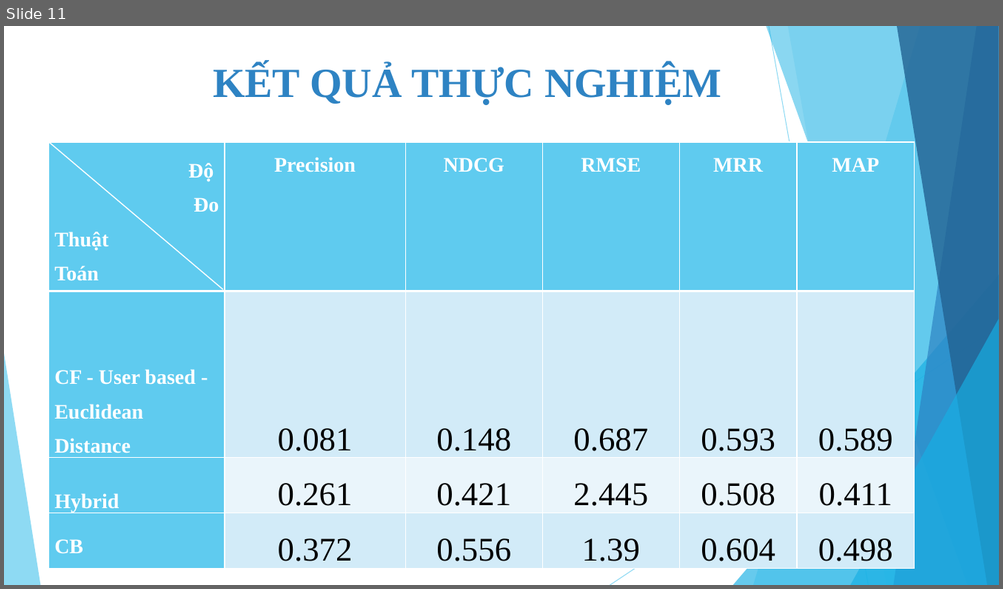
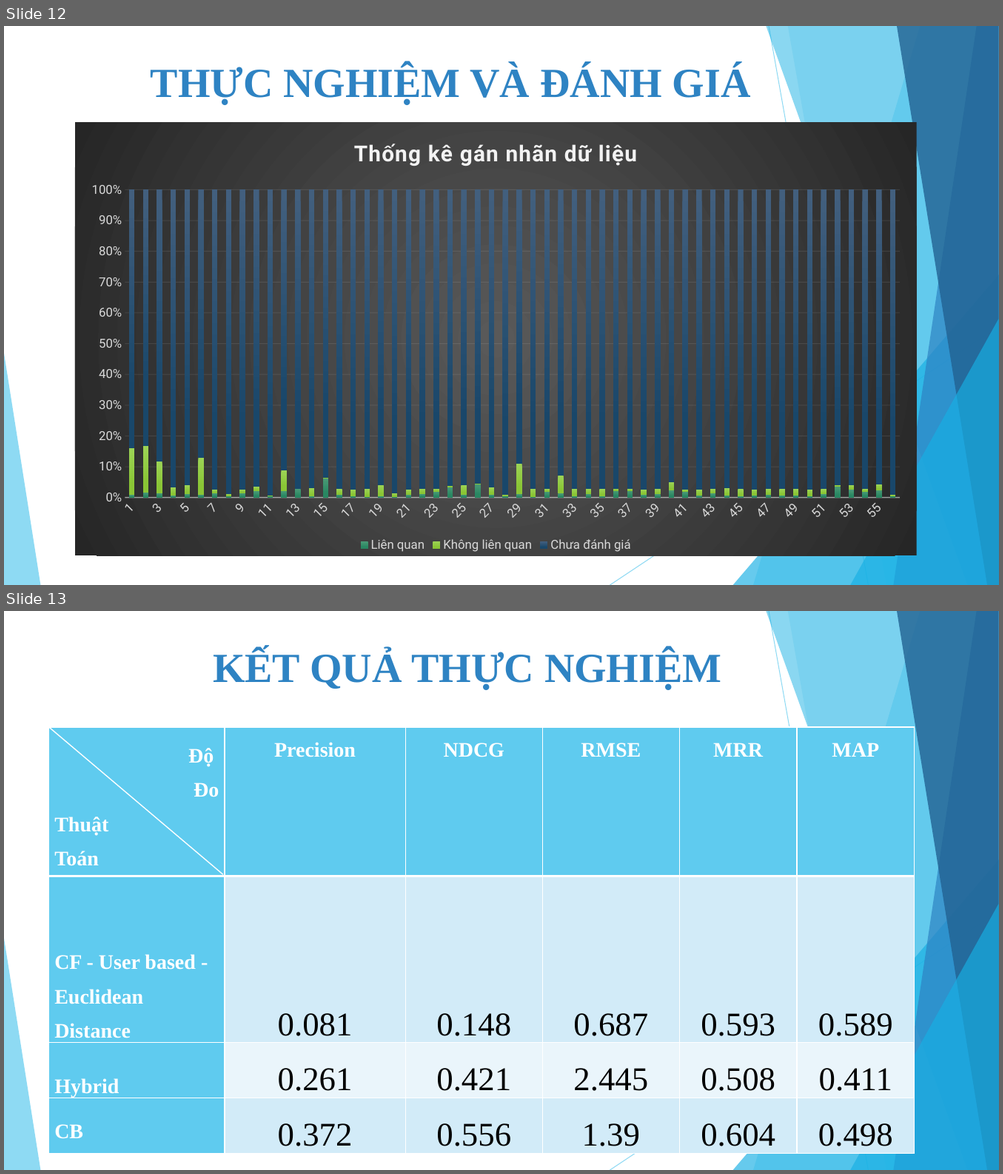
Before and after one commit to tuyennta/JobRecSys, a slide deck: Documents/Báo cáo/Bao cao KLTN_2.pptx. Shown one above the other, each under a label of ours: slide 11 before the commit, slides 12 and 13 after it. The pictures are 1003x589 and 1003x1174 pixels, drawn with LibreOffice and Linux fonts; fonts in the diff are those of the drawing. Boxes give left, top, right and bottom in pixels: in the first picture for what was removed or moved away, otherwise in the second. Text is boxed around its words. In the diff, an @@ line names an element or a change of style, - is before the commit and + after.

```diff
--- a/Documents/Báo cáo/Bao cao KLTN_2.pptx
+++ b/Documents/Báo cáo/Bao cao KLTN_2.pptx
@@ slide 12 added at bbox=[4, 26, 999, 585], background #FFFFFF; not listed: 10 template elements that a slide beside it also shows @@
@@ text added at bbox=[151, 65, 751, 105], 40 pt, text #2E83C3, bold @@
+THỰC NGHIỆM VÀ ĐÁNH GIÁ
@@ column stacked 100% chart added at bbox=[75, 122, 916, 556] @@
+title "Thống kê gán nhãn dữ liệu "
+categories: 1, 2, 3, 4, 5, 6, 7, 8, 9, 10, 11, 12, 13, 14, 15, 16, 17, 18, 19, 20, 21, 22, 23, 24, 25, 26, 27, 28, 29, 30, 31, 32, 33, 34, 35, 36, 37, 38, 39, 40, 41, 42, 43, 44, 45, 46, 47, 48, 49, 50, 51, 52, 53, 54, 55, 56
+Liên quan: 1, 2, 1, 1, 1, 1, 1, 1, 1, 2, 1, 2, 3, 0, 6, 1, 0, 0, 0, 0, 1, 1, 2, 3, 1, 4, 1, 0, 1, 0, 2, 1, 0, 1, 0, 2, 2, 1, 1, 2, 2, 1, 1, 1, 0, 1, 1, 1, 1, 0, 1, 4, 3, 2, 2, 1
+Không liên quan: 15, 15, 10, 3, 3, 12, 1, 1, 1, 2, 0, 7, 0, 3, 0, 2, 2, 2, 4, 1, 2, 2, 1, 0, 3, 0, 2, 0, 10, 3, 1, 6, 2, 2, 2, 1, 0, 2, 2, 3, 1, 2, 1, 2, 2, 2, 2, 2, 2, 2, 2, 1, 1, 1, 2, 0
+Chưa đánh giá: 84, 83, 88, 97, 96, 87, 97, 99, 97, 96, 99, 91, 97, 97, 94, 97, 97, 97, 96, 99, 97, 97, 97, 96, 96, 95, 97, 99, 89, 97, 97, 93, 97, 97, 97, 97, 97, 97, 97, 95, 97, 97, 97, 97, 97, 97, 97, 97, 97, 97, 97, 96, 96, 97, 96, 99
@@ line added from (48, 142) to (196, 292), #FFFFFF 1 pt @@
@@ what was slide 11 is now slide 13 @@
```
Also in this commit, not shown: 1 other slide added.
